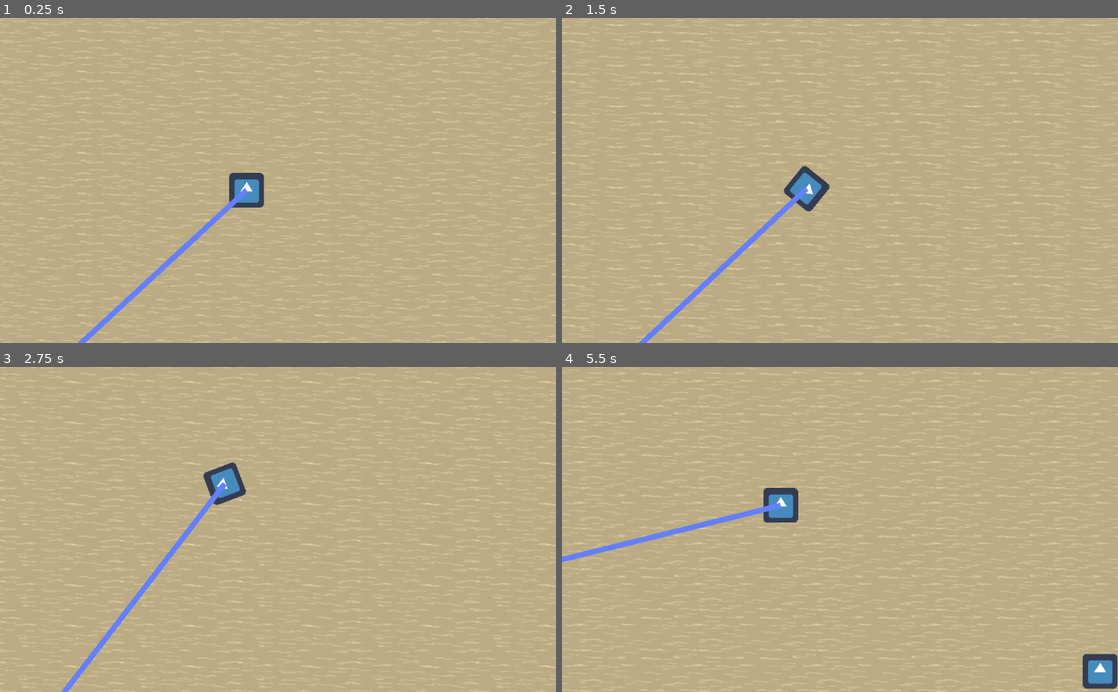
Above: before the commit, frames 1-4 (two rows, left to right).
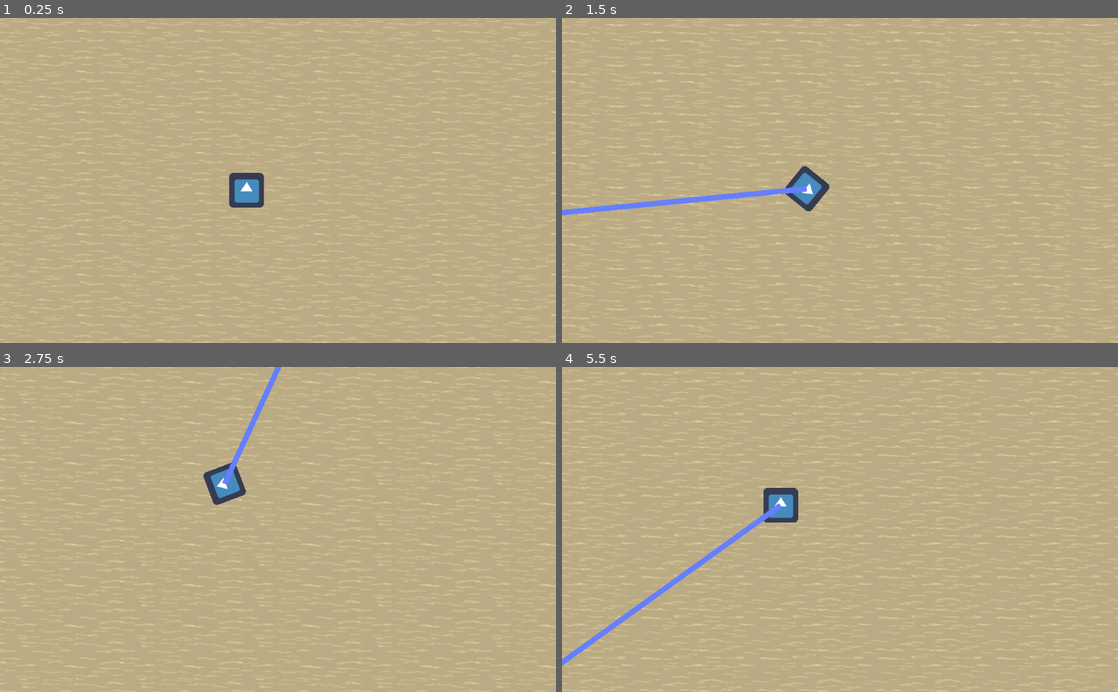
Above: after the commit, the same moments.

Repository: Jetpackjules/VP_Game_Jam
Game: Godot game, scene res://Main.tscn
Two runs of this game, one before a commit and one after it. Both use one fixed random seed, a clock stepped at 60 frames per second and the inputs below. The engine's default icon, where the game draws it, is replaced by a stand-in: a white triangle on a blue panel in a dark square.
Inputs:
- Up to frame 1 (0.25 s): no input
- Up to frame 2 (1.5 s): tap Enter at 0.5 s; hold Right (ui_right) 0.53-1.28 s; tap Space at 0.6, 0.77, 1.07, 1.35 s; hold Down (ui_down) from 1.28 s (still down)
- Up to frame 3 (2.75 s): tap Space at 1.52, 1.82, 2.1 s; release Down (ui_down) at 2.03 s; hold Right (ui_right) from 2.03 s (still down)
- Up to frame 4 (5.5 s): release Right (ui_right) at 2.78 s; hold Up (ui_up) 2.78-3.53 s; tap Space at 2.85, 3.02, 3.32, 3.6, 3.77, 4.07, 4.35, 4.52, 4.82, 5.1 s; hold Left (ui_left) 3.53-5.03 s; hold Down (ui_down) from 5.03 s (still down)

The runs differ from the first frame. In frame 1, 0.7% of the frame differs, in the area x 14-45%, y 52-100%; in frame 2, 1.5%; in frame 3, 1.3%; in frame 4, 2.2%, in the area x 0-100%, y 41-100%.

Commit message:
fixed error problem + kill button

Diff:
--- a/Enemy_Spawner.gd
+++ b/Enemy_Spawner.gd
@@ -5,20 +5,23 @@
 onready var player = get_node("../Player")
 
 func _ready():
-	spawn_enemy()  # Spawn the first enemy immediately
+	randomize()
+#this causes errors for some reason!
+#	spawn_enemy()  # Spawn the first enemy immediately
+	pass
+	yield(get_tree().create_timer(1), "timeout")  # Wait for a random amount of time
+	spawn_enemy()
 
 func spawn_enemy():
+
 	var enemy = EnemyScene.instance()  # Create an instance of the enemy
+	enemy.global_position = get_random_spawn_position()  # Set its position off-screen
 	get_parent().add_child(enemy)  # Add it to the scene tree
-	enemy.global_position = get_random_spawn_position()  # Set its position off-screen
-	call_deferred("deferred_append_enemy", enemy)
+	player.enemies.append(enemy)
 
 	var spawn_time = rand_range(spawn_time_range.x, spawn_time_range.y)
 	yield(get_tree().create_timer(spawn_time), "timeout")  # Wait for a random amount of time
 	spawn_enemy()  # Then spawn another enemy
-
-func deferred_append_enemy(enemy):
-	player.enemies.append(enemy)
 
 func get_random_spawn_position():
 	var viewport_size = get_viewport_rect().size
--- a/Main.tscn
+++ b/Main.tscn
@@ -28,7 +28,6 @@
 shape = SubResource( 3 )
 
 [node name="Line2D" type="Line2D" parent="Player"]
-points = PoolVector2Array( 0, 0, 31, -168 )
 
 [node name="Enemy_Spawner" type="Node2D" parent="."]
 script = ExtResource( 5 )
--- a/Player/Player.gd
+++ b/Player/Player.gd
@@ -10,11 +10,24 @@
 # State variables
 var velocity: Vector2 = Vector2()
 var line : Line2D
-var enemies : Array
+var enemies : Array = []
+var closest_enemy = null
+
 
 func _ready():
 	line = get_node("Line2D")
-	enemies = get_tree().get_nodes_in_group("enemies")
+#	enemies = get_tree().get_nodes_in_group("enemies")
+
+func _input(event):
+	if event is InputEventKey:
+		if event.pressed and event.scancode == KEY_SPACE:
+			if closest_enemy != null:
+				enemies.erase(closest_enemy)
+				closest_enemy.queue_free()  # Remove the enemy from the scene
+				closest_enemy = null
+
+
+
 
 func _process(delta):
 	# Get input direction
@@ -24,6 +37,7 @@
 		direction.y -= 1
 	if Input.is_action_pressed("ui_down"):
 		direction.y += 1
+
 
 	if direction.length() > 0:
 		# Accelerate
@@ -46,7 +60,6 @@
 	var player_screen_pos = get_global_position() / screen_size
 	water_shader.set_shader_param("player_pos", player_screen_pos)
 
-	var closest_enemy = null
 	var min_distance = INF
 
 	for enemy in enemies:
